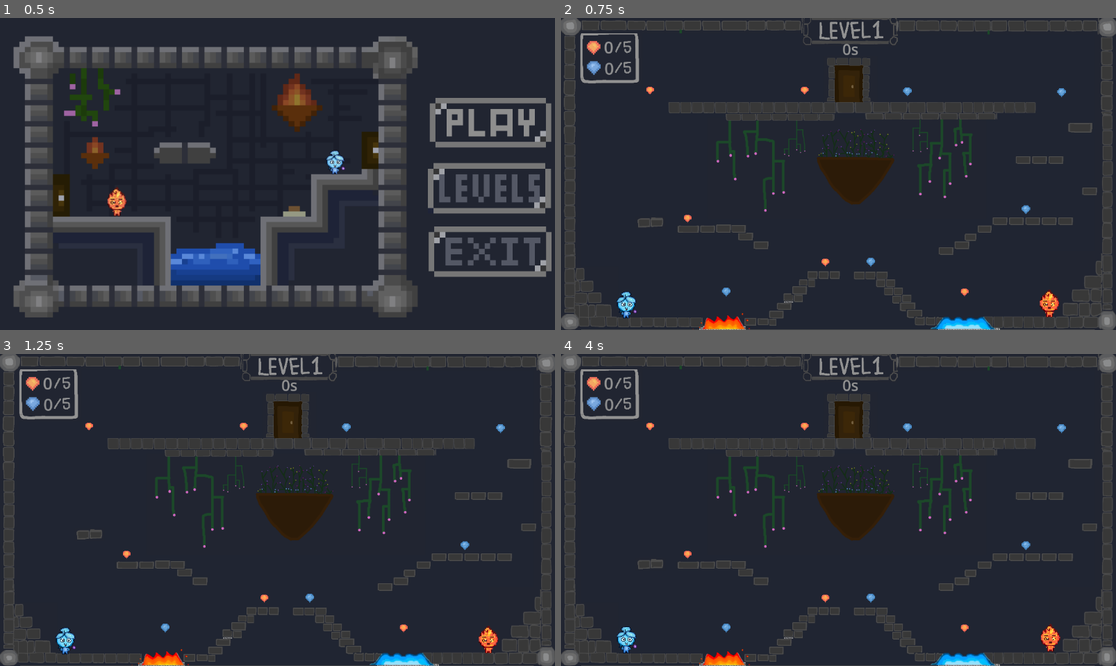
Above: before the commit, frames 1-4 (two rows, left to right).
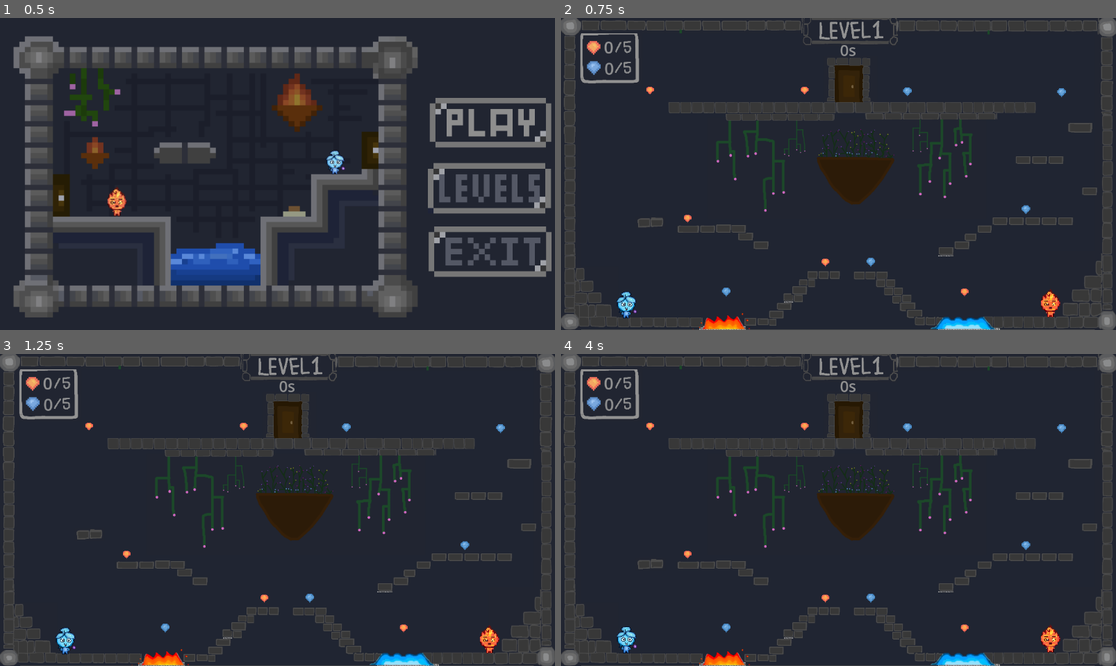
Above: after the commit, the same moments.

Repository: laksha-barath/github-repository
Game: Godot game, scene res://scenes/main_menu.tscn
The game is run twice, just before and just after one commit, with the same random seed, the same clock (stepped at 60 frames per second) and the same inputs. The project has no main scene, so this scene is started directly.
Inputs (mouse positions are in pixels of both pictures, inside the frame that each line leads up to):
- Up to frame 1 (0.5 s): no input
- Up to frame 2 (0.75 s): click (1049, 120) at 0.5 s
- Up to frame 3 (1.25 s): no input
- Up to frame 4 (4 s): hold Right (p1_right) 1.28-2.78 s; tap A (p2_left) at 1.35, 2.85 s; tap Up (p1_jump) at 1.52, 2.27, 3.77 s; tap D (p2_right) at 2.1, 3.6 s; hold Left (p1_left) 2.78-3.53 s; hold Right (p1_right) from 3.53 s (still down)

Frame 1 is identical in both runs. In frame 2, 0.2% of the frame differs, in the area x 50-90%, y 8-96%; in frame 3, 0.2%; in frame 4, 0.2%.

Commit message:
water gem
water gem was in the wrong script

Diff:
--- a/new-game-project/scenes/game_screen.tscn
+++ b/new-game-project/scenes/game_screen.tscn
@@ -7,6 +7,7 @@
 [ext_resource type="PackedScene" uid="uid://darmbns6e3i5y" path="res://scenes/water.tscn" id="4_rxmqw"]
 [ext_resource type="PackedScene" uid="uid://bf4d4x86lgxyo" path="res://scenes/water_gem.tscn" id="5_rxmqw"]
 [ext_resource type="PackedScene" uid="uid://cpsebg2lxc8ax" path="res://scenes/coin.tscn" id="6_1urxi"]
+[ext_resource type="Script" uid="uid://c42agy2tkwfc2" path="res://scripts/water_gem.gd" id="7_8imdr"]
 [ext_resource type="PackedScene" uid="uid://cs45hxtwfg7jr" path="res://scenes/fire_gem.tscn" id="7_dthvl"]
 [ext_resource type="Texture2D" uid="uid://cqicmoctrsetk" path="res://assets/Screenshot 2026-06-16 at 9.26.21 AM.png" id="8_r01d7"]
 [ext_resource type="Texture2D" uid="uid://dbw11abqyoop" path="res://assets/Screenshot 2026-06-16 at 2.51.33 PM.png" id="9_7em7s"]
@@ -61,7 +62,7 @@
 size = Vector2(99, 21.5)
 
 [sub_resource type="RectangleShape2D" id="RectangleShape2D_8e4ax"]
-size = Vector2(81, 21)
+size = Vector2(82.5, 19.5)
 
 [sub_resource type="RectangleShape2D" id="RectangleShape2D_87fqc"]
 size = Vector2(51, 17)
@@ -72,7 +73,7 @@
 [node name="Node2D" type="Node2D" unique_id=499038079 node_paths=PackedStringArray("time_label", "timer")]
 position = Vector2(3, 11)
 script = ExtResource("1_1urxi")
-time_label = NodePath("Label3")
+time_label = NodePath("label3")
 timer = NodePath("Timer")
 
 [node name="TileMapLayer" type="TileMapLayer" parent="." unique_id=158658408]
@@ -94,14 +95,14 @@
 label_settings = SubResource("LabelSettings_1urxi")
 
 [node name="TileMapLayer2" type="TileMapLayer" parent="." unique_id=2017039997]
-tile_map_data = PackedByteArray("AAAmACEAAAABAAEAAAAnACEAAAA …(4640 unchanged characters)… BAAEAAABGACIAAAABAAEAAABGACMAAAABAAEAAAA=")
+tile_map_data = PackedByteArray("AAAmACEAAAABAAEAAAAnACEAAAA …(4640 unchanged characters)… BAAEAAABGACIAAAABAAEAAABGACMAAAABAAEAAAAxAB4AAAABAAEAAAAyAB4AAAABAAEAAAA=")
 tile_set = SubResource("TileSet_dv2sx")
 
-[node name="fire" parent="." unique_id=287068724 groups=["fire"] instance=ExtResource("3_dv2sx")]
+[node name="fire" parent="." unique_id=287068724 instance=ExtResource("3_dv2sx")]
 z_index = 1
-position = Vector2(961, 52)
-
-[node name="water" parent="." unique_id=1336688208 groups=["water"] instance=ExtResource("4_rxmqw")]
+position = Vector2(967, 54)
+
+[node name="water" parent="." unique_id=1336688208 instance=ExtResource("4_rxmqw")]
 z_index = 1
 position = Vector2(107, -26)
 
@@ -111,6 +112,7 @@
 
 [node name="water_gem5" parent="." unique_id=25455862 instance=ExtResource("6_1urxi")]
 position = Vector2(344, 570)
+script = ExtResource("7_8imdr")
 
 [node name="fire_gem" parent="." unique_id=1721365225 instance=ExtResource("7_dthvl")]
 position = Vector2(839, 570)
@@ -469,11 +471,12 @@
 [node name="Timer" type="Timer" parent="." unique_id=660005873]
 autostart = true
 
-[node name="Label3" type="Label" parent="." unique_id=262630917]
-offset_left = 585.0
-offset_top = 43.0
-offset_right = 699.0
-offset_bottom = 89.0
+[node name="label3" type="Label" parent="." unique_id=262630917]
+z_index = 1
+offset_left = 580.0
+offset_top = 45.0
+offset_right = 667.0
+offset_bottom = 115.0
 text = "0s"
 label_settings = SubResource("LabelSettings_4u5i3")
 
@@ -486,10 +489,10 @@
 
 [node name="water hazard" parent="water hazard" unique_id=1154296484 groups=["water_damager"] instance=ExtResource("20_h0j4g")]
 visible = false
-position = Vector2(-294, -2)
+position = Vector2(-256, -77)
 
 [node name="CollisionShape2D2" type="CollisionShape2D" parent="water hazard/water hazard" unique_id=1794350592]
-position = Vector2(148, 48)
+position = Vector2(172, 49)
 shape = SubResource("RectangleShape2D_8imdr")
 
 [node name="fire hazard" parent="." unique_id=1553138615 groups=["fire_damager"] instance=ExtResource("21_87fqc")]
@@ -501,10 +504,10 @@
 
 [node name="fire hazard" parent="fire hazard" unique_id=2041579574 groups=["fire_damager"] instance=ExtResource("21_87fqc")]
 visible = false
-position = Vector2(298, 3)
+position = Vector2(291, -73)
 
 [node name="CollisionShape2D2" type="CollisionShape2D" parent="fire hazard/fire hazard" unique_id=2067308229]
-position = Vector2(136, 53)
+position = Vector2(116, 56)
 shape = SubResource("RectangleShape2D_8e4ax")
 
 [node name="AnimatableBody2D" type="AnimatableBody2D" parent="." unique_id=2026449029]
@@ -529,8 +532,8 @@
 shape = SubResource("RectangleShape2D_f2213")
 
 [node name="Screenshot20260624At12_42_57Pm" type="Sprite2D" parent="Button" unique_id=303756424]
-position = Vector2(601.5966, 127.5)
-scale = Vector2(0.14462404, 0.13585432)
+position = Vector2(601.5966, 127.49999)
+scale = Vector2(0.14462404, 0.13585433)
 texture = ExtResource("24_f2213")
 
 [node name="fire_gem3" parent="." unique_id=960222727 instance=ExtResource("7_dthvl")]
@@ -551,7 +554,6 @@
 [node name="fire_gem6" parent="." unique_id=1580381887 instance=ExtResource("7_dthvl")]
 position = Vector2(186, 151)
 
-[connection signal="body_entered" from="water_gem5" to="fire" method="_on_water_gem_5_body_entered"]
 [connection signal="timeout" from="Timer" to="." method="_on_timer_timeout"]
 [connection signal="body_entered" from="Button" to="." method="_door_entered"]
 [connection signal="body_exited" from="Button" to="." method="_door_exited"]
--- a/new-game-project/scripts/fire.gd
+++ b/new-game-project/scripts/fire.gd
@@ -1,6 +1,4 @@
 extends CharacterBody2D
-
-
 
 const SPEED = 300.0
 const JUMP_VELOCITY = -400.0
@@ -30,8 +28,6 @@
 
 	move_and_slide()
 
-
-
 func _on_area_2d_area_entered(area: Area2D) -> void:
 	if area.is_in_group("fire_gem"):
 		fire_gem_counter += 1
Binary file added: new-game-project/assets/Screenshot 2026-07-21 at 11.00.38 AM.png
Not shown, added: new-game-project/assets/Screenshot 2026-07-21 at 11.00.38 AM.png.import
